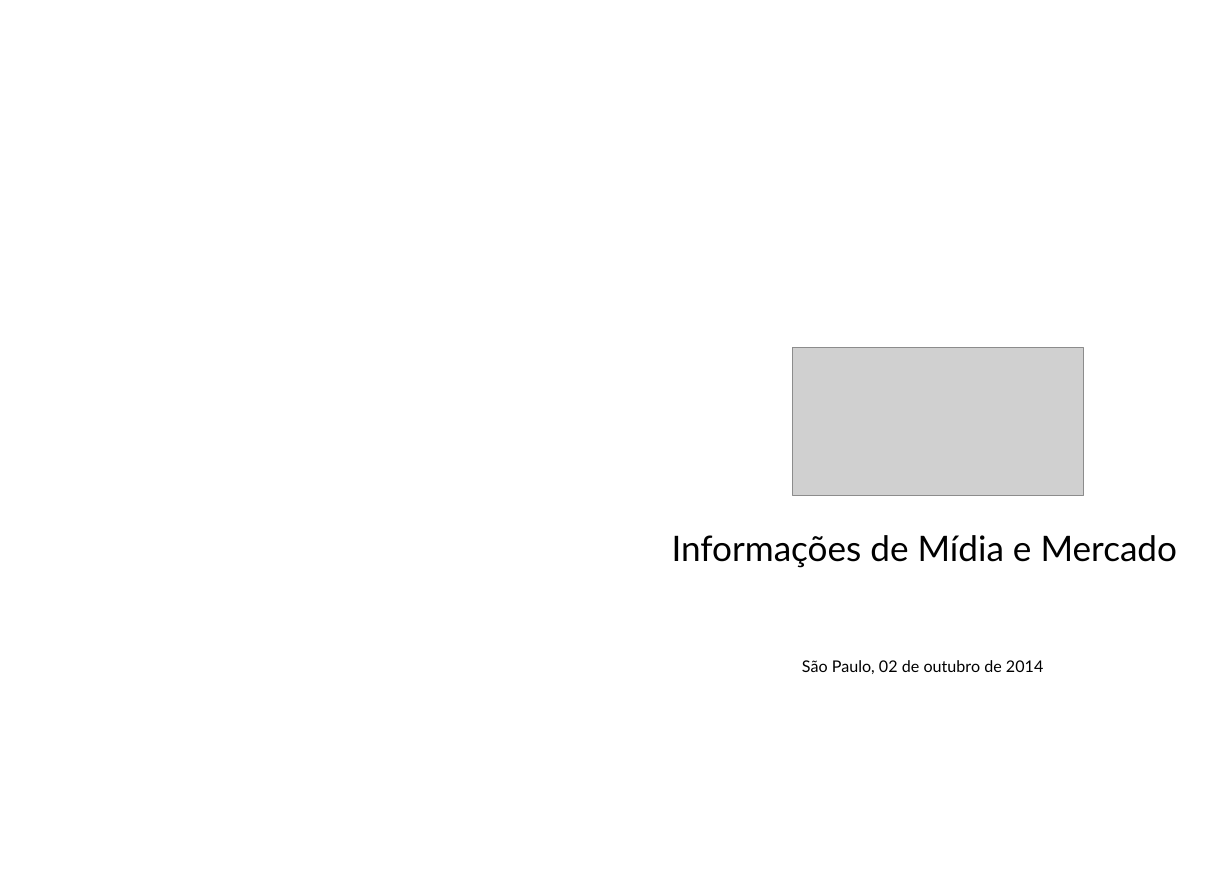
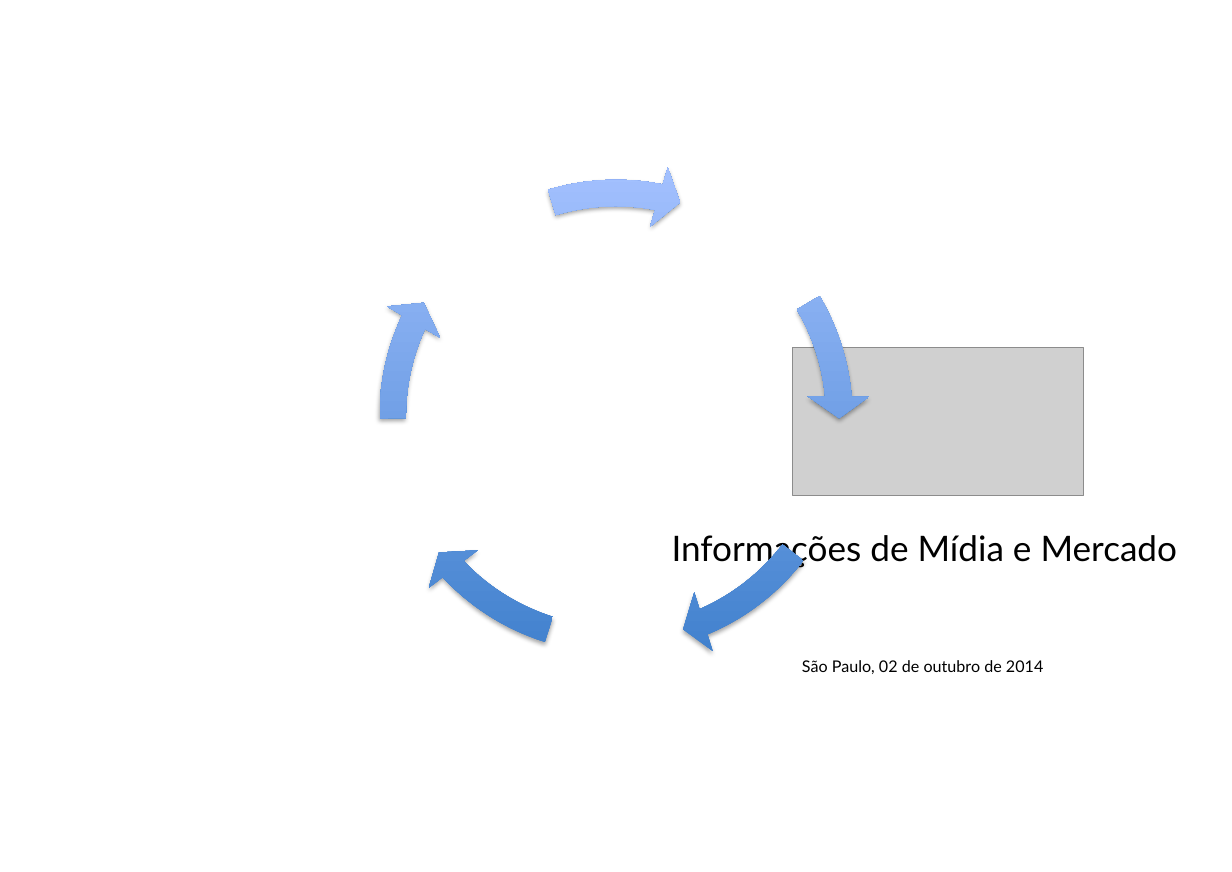
Before and after one commit to filiperp/b-im, a slide deck: slide 1 of html/uploads/arquivo/teste1/teste1__2__arquivo.pptx. Drawn at 1232x872 pixels with LibreOffice and Linux fonts; fonts in the diff are those of the drawing; grey boxes stand for pictures; background and template pictures are left out. Boxes give left, top, right and bottom in pixels: in the first picture for what was removed or moved away, otherwise in the second. Text is boxed around its words. In the diff, an @@ line names an element or a change of style, - is before the commit and + after.

```diff
--- a/html/uploads/arquivo/teste1/teste1__2__arquivo.pptx
+++ b/html/uploads/arquivo/teste1/teste1__2__arquivo.pptx
@@ group added at [361,162,869,670]: 5 circular arrows @@
```
Also in this commit, not shown: 9 slides removed, 5 other files.
